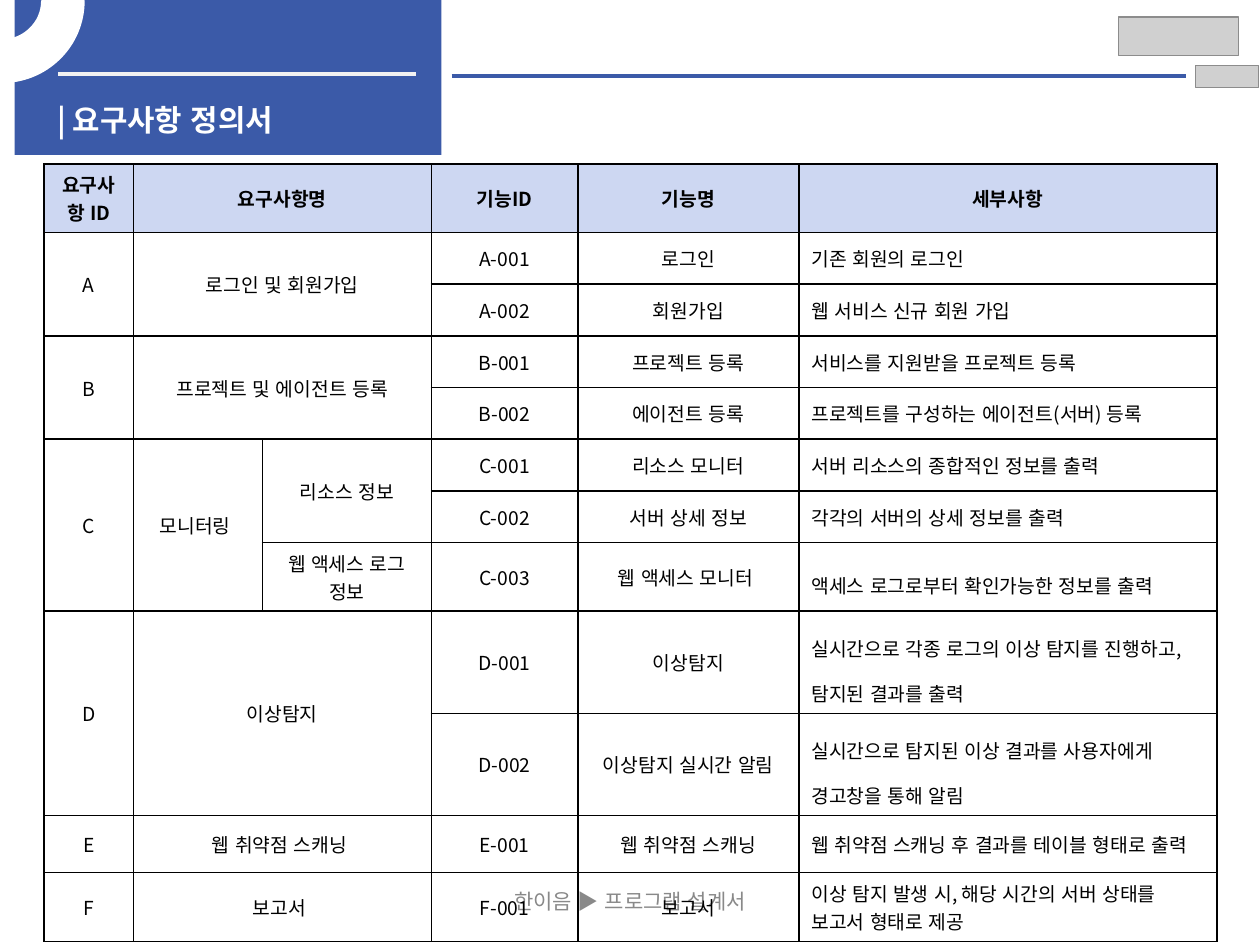
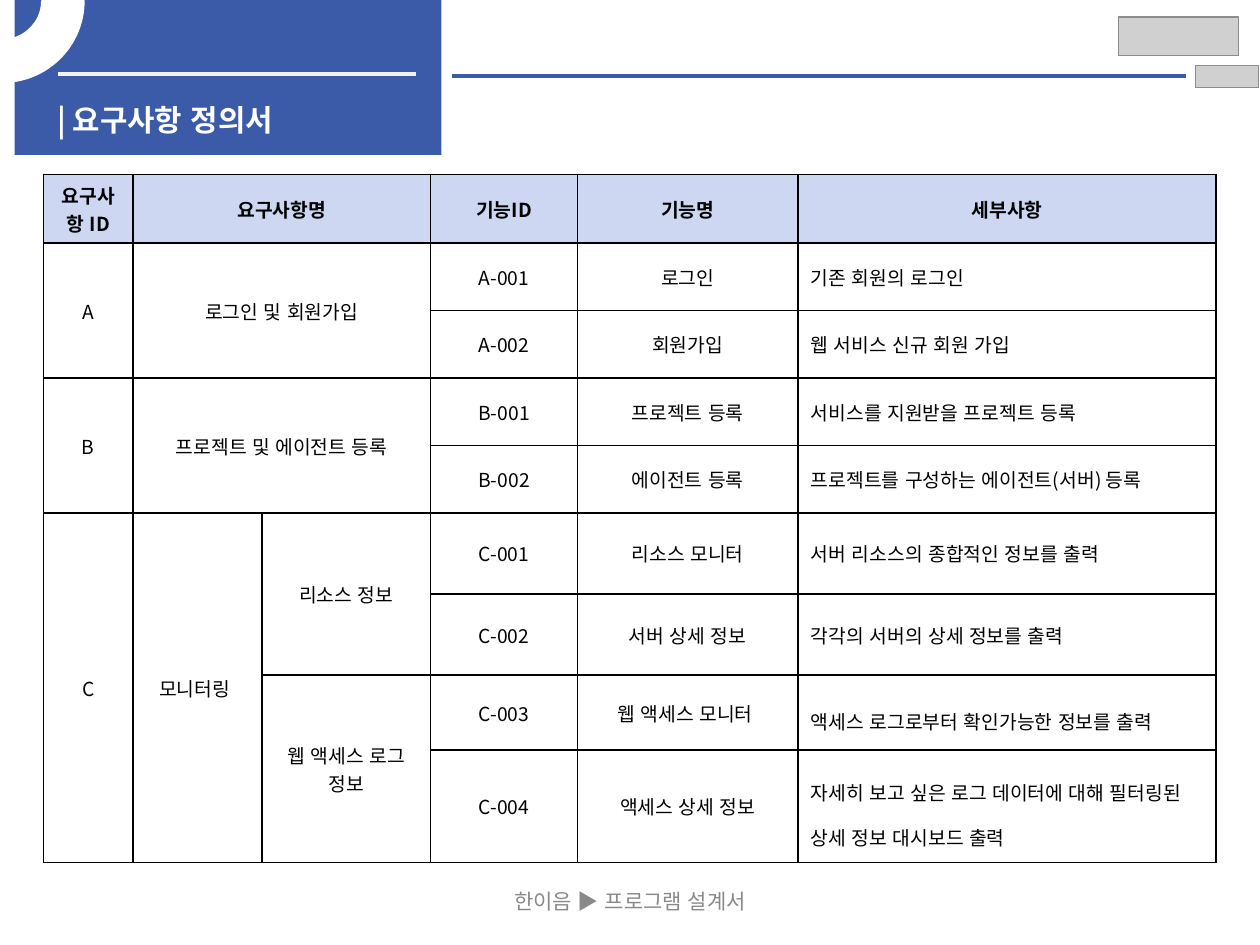
Before and after one commit to HwangYooHyun1/2023_Hanium_prj, a slide deck: slide 5 of 02_문서/03_중간보고서/2023_SW개발_HW제작설계서_일반_초안.pptx. Drawn at 1260x945 pixels with LibreOffice and Linux fonts; fonts in the diff are those of the drawing; grey boxes stand for pictures. Boxes give left, top, right and bottom in pixels: in the first picture for what was removed or moved away, otherwise in the second. Text is boxed around its words. In the diff, an @@ line names an element or a change of style, - is before the commit and + after.

```diff
--- a/02_문서/03_중간보고서/2023_SW개발_HW제작설계서_일반_초안.pptx
+++ b/02_문서/03_중간보고서/2023_SW개발_HW제작설계서_일반_초안.pptx
@@ table at [44, 174, 1216, 854] @@
-row 9: D | 이상탐지 |  | D-001 | 이상탐지 | 실시간으로 각종 로그의 이상 탐지를 진행하고, 탐지된 결과를 출력
-row 10:  |  |  | D-002 | 이상탐지 실시간 알림 | 실시간으로 탐지된 이상 결과를 사용자에게 경고창을 통해 알림
-row 11: E | 웹 취약점 스캐닝 |  | E-001 | 웹 취약점 스캐닝 | 웹 취약점 스캐닝 후 결과를 테이블 형태로 출력
-row 12: F | 보고서 |  | F-001 | 보고서 | 이상 탐지 발생 시, 해당 시간의 서버 상태를 보고서 형태로 제공
+row 9:  |  |  | C-004 | 액세스 상세 정보 | 자세히 보고 싶은 로그 데이터에 대해 필터링된 상세 정보 대시보드 출력
@@ table: place and size @@
-table at [44, 164, 1216, 935]
+table at [44, 174, 1216, 854]
```
Also in this commit, not shown: 19 other slides changed, 2 slides added, 2 other files.
